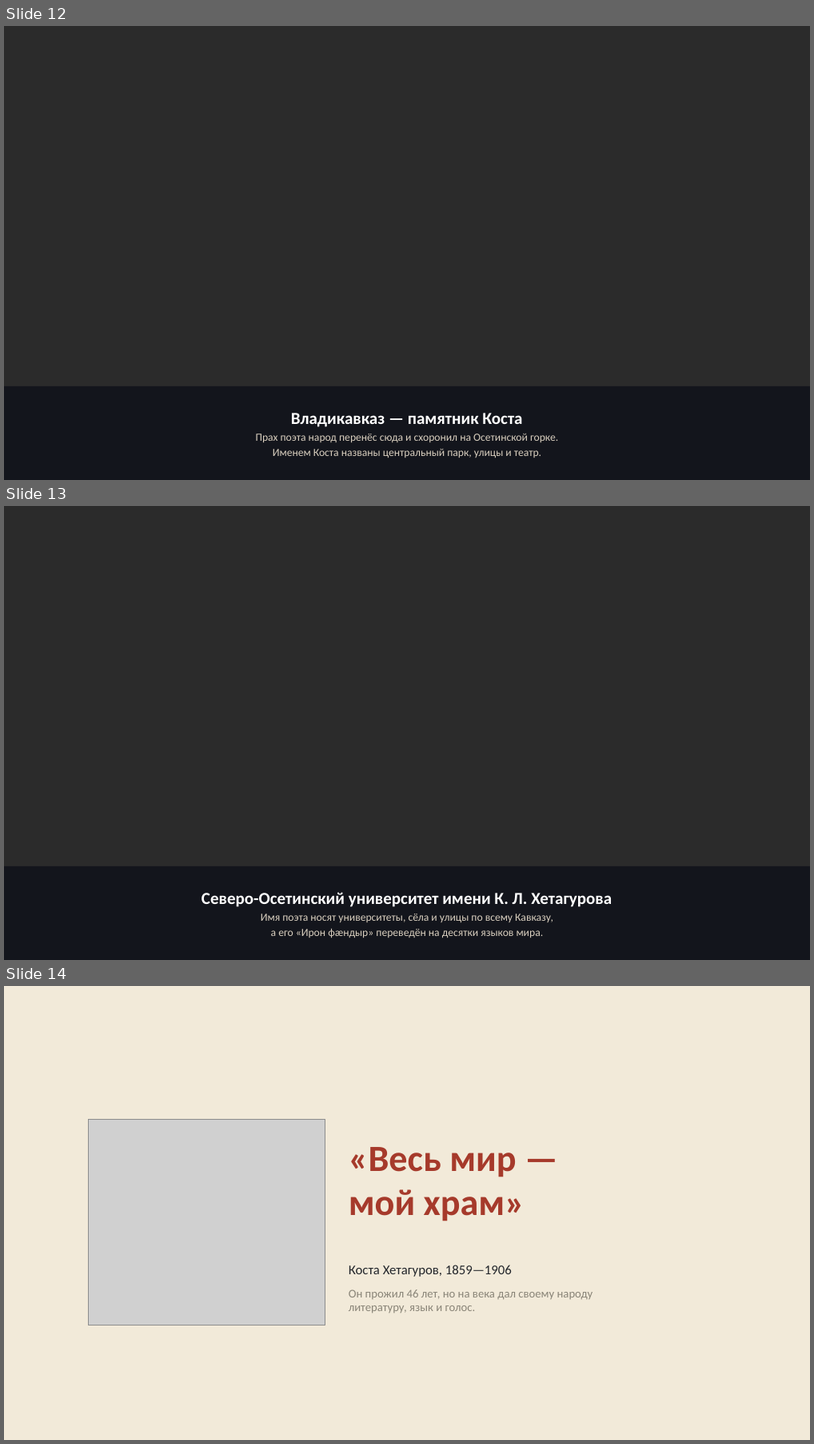
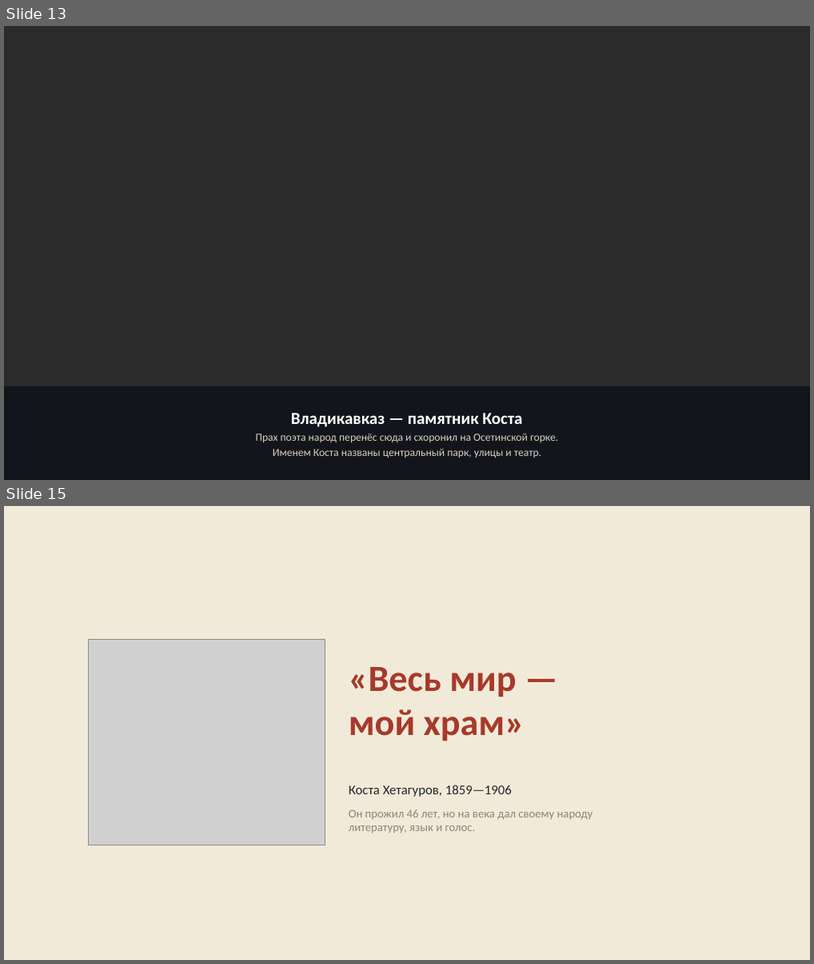
Before and after one commit to maksummatatov10-spec1231/prezent, a slide deck: Kosta_Hetagurov.pptx. Shown one above the other, each under a label of ours: slides 12, 13 and 14 before the commit, slides 13 and 15 after it; the slides between them are not shown. The pictures are 814x1444 and 814x964 pixels, drawn with LibreOffice and Linux fonts; fonts in the diff are those of the drawing; grey boxes stand for pictures; background and template pictures are left out; a plain dark background stands for a picture behind light text. Boxes give left, top, right and bottom in pixels: in the first picture for what was removed or moved away, otherwise in the second. Text is boxed around its words. In the diff, an @@ line names an element or a change of style, - is before the commit and + after.

Commit message:
Коста Хетагуров v4: слайд села Нар и Осетинская церковь вместо универа
- новый слайд: село Нар — родина поэта, вид села и интерьер дома-музея
- слайд про университет заменён на «Осетинская горка — последний приют
  поэта» с фото Осетинской церкви Рождества Богородицы
- всего 15 слайдов, нумерация и переходы обновлены

```diff
--- a/Kosta_Hetagurov.pptx
+++ b/Kosta_Hetagurov.pptx
@@ slide 13 removed at box(4, 506, 810, 960), background picture (left out) @@
@@ rectangle removed at box(4, 866, 810, 960) @@
@@ text removed at box(202, 892, 612, 938) @@
-Северо-Осетинский университет имени К. Л. Хетагурова
-Имя поэта носят университеты, сёла и улицы по всему Кавказу,
-а его «Ирон фæндыр» переведён на десятки языков мира.
@@ what was slide 12 is now slide 13 @@
@@ what was slide 14 is now slide 15 @@
```
Also in this commit, not shown: 9 slides changed, 2 slides added, 7 other files.
